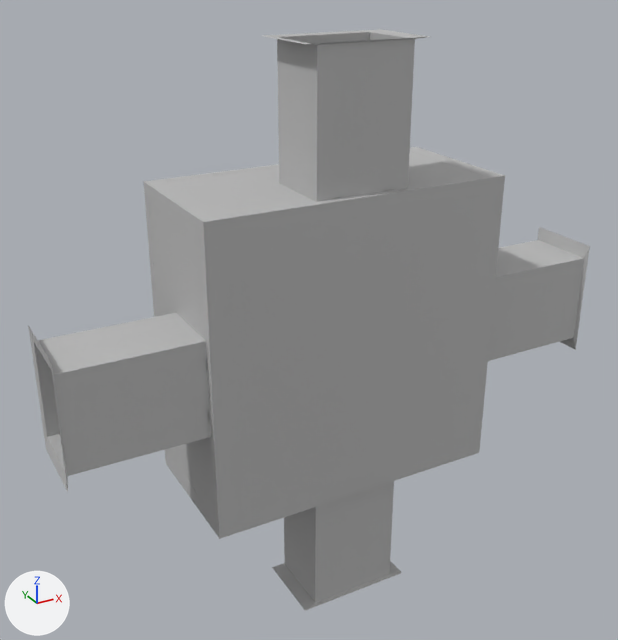
The FBX model Resource/FBX/room80/Room_Exit_3.fbx: old version first, new version second.
One viewpoint serves both versions: a 50 mm camera at (-560.0, -878.0, 504.0) aimed at (-18.0, 108.0, 11.0). Every picture has the same lights, and +X, +Y and +Z are marked at lower left. Where no turn or scale is listed for an object, it has been applied to the vertices. Vertices at the same position are counted once.

Objects in the first picture: 'Room_Exit_4_V3'.
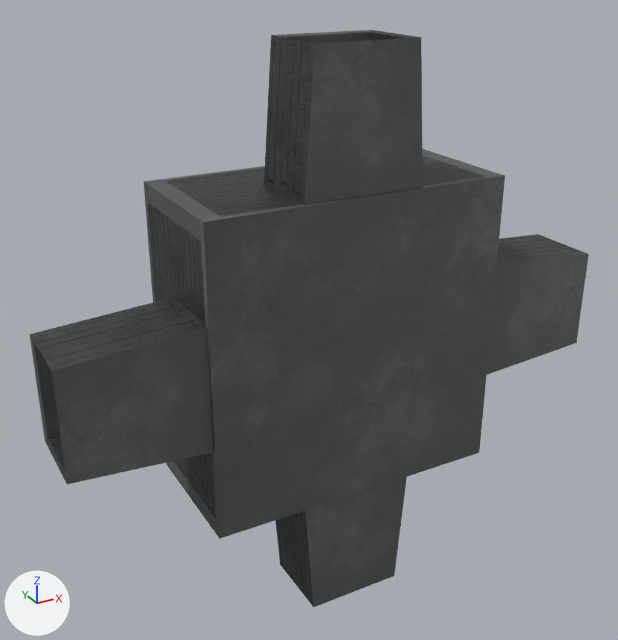
The newer file is also rescaled (x0.001), turned or shifted as a whole; pictures and numbers use the older file's frame.

The change in detail:
Picture 'normalmapWall.png' (img_normalmapwall_png) is new.
Picture 'RoomTexture.png' (img_roomtexture_png) is new.
Material 'lambert15' (mat_lambert15) is new.
Uses the picture img_normalmapwall_png.
Uses the picture img_roomtexture_png.
me_mesh_001 is used by ob_room_exit_4_v3; location (0.0, 0.0, 0.0).
me_mesh_001 had 494 vertices, 824 faces and spanned x -403.0..403.0, y -10.0..195.0, z -402.0..402.0.
me_mesh_001 now has 462 vertices, 758 faces and spans x -403.0..403.0, y -10.0..195.0, z -402.0..402.0.
Part 1, on me_mesh_001:
50 vertices are removed from x -403.0..403.0, y -5.0..185.0, z -402.0..402.0.
197 faces are deleted.
4 vertices in x -44.0..44.0, y 80.0, z 206.0..221.0 move by (0.0, -1.0, 0.0).
7 vertices move within x -222.0..-206.0, y 79.0, z -44.0..44.0.
10 vertices are added at x -403.0..403.0, y -5.0..79.0, z -402.0..402.0.
8 new vertices lie (0.0, 110.0, 0.0) away from vertices in x -403.0..403.0, y -5.0, z -402.0..402.0.
131 new faces join them.
me_mesh_001 part 2: 32 kept faces spanning x -400.0..400.0, y -5.0..105.0, z -400.0..400.0 get new texture (UV) coordinates.
me_mesh_001 part 3: 627 faces spanning x -400.0..400.0, y -10.0..185.0, z -400.0..400.0 switch from mat_lambert13 (grey #bcbcbc) to mat_lambert15.

Location of each change, (x1, y1, x2, y2) in pixels of the pictures (618 x 640 px):
'Room_Exit_4_V3', reshaped: before (28, 29, 590, 611); after (29, 30, 589, 607)
part 1 of me_mesh_001, cut back: before (28, 29, 590, 611); after (29, 30, 589, 607)
part 2 of me_mesh_001, surface changed (grey to black): before (34, 32, 584, 603); after (34, 32, 370, 437)
part 3 of me_mesh_001, recoloured (grey to black): (48, 32, 505, 539) in both
